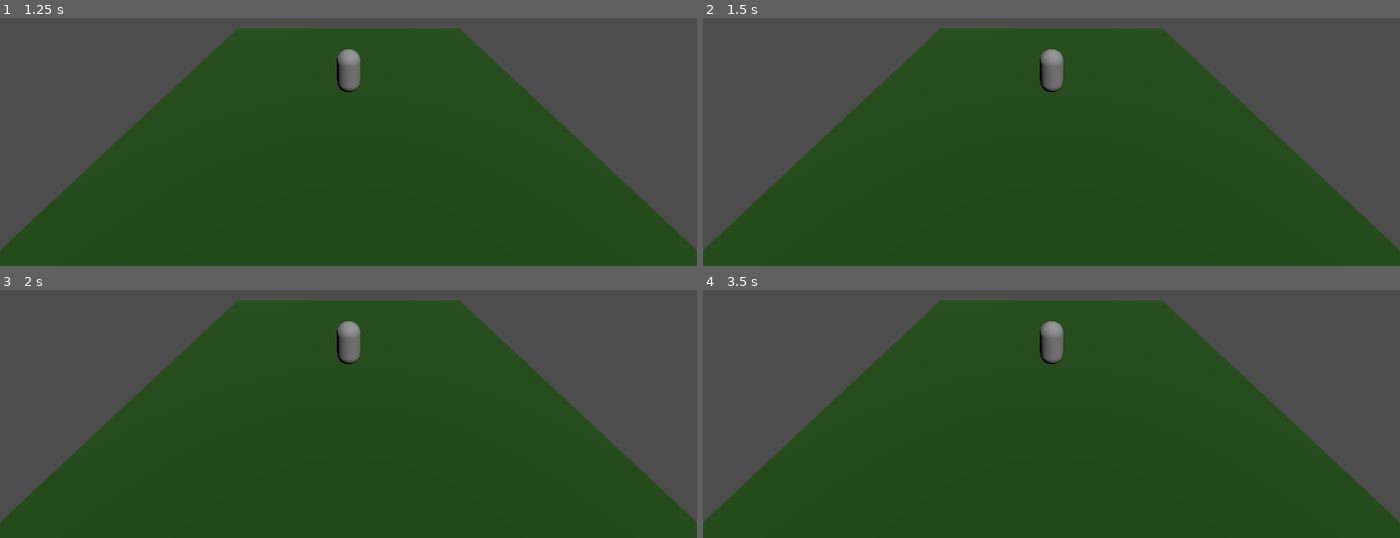
Above: before the commit, frames 1-4 (two rows, left to right).
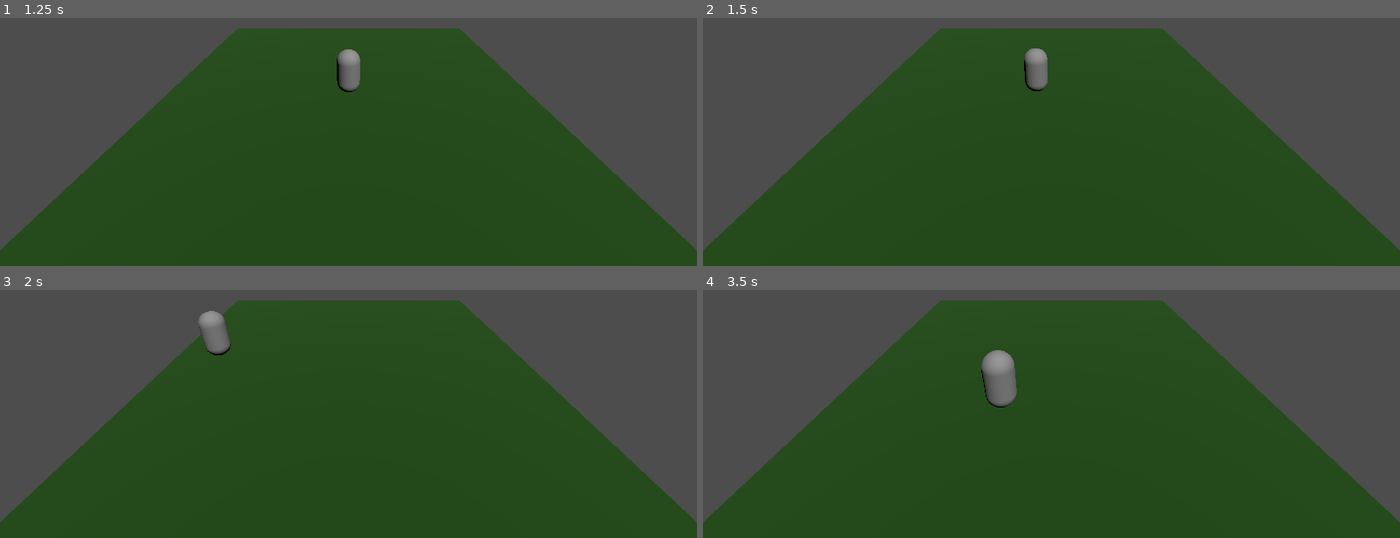
Above: after the commit, the same moments.

Repository: s210951/actiongame
Game: Godot game, scene res://scenes/world/world.tscn
Same seed, same stepped clock (60 frames per second), same inputs: the game is played once before the commit and once after it.
Inputs (mouse positions are in pixels of both pictures, inside the frame that each line leads up to):
- Up to frame 1 (1.25 s): tap Enter at 0.5 s; move the mouse to (501, 50) at 0.52 s; click (501, 50) at 0.67 s
- Up to frame 2 (1.5 s): tap Space at 1.25 s; move the mouse to (912, 89) at 1.27 s; click (912, 89) at 1.42 s
- Up to frame 3 (2 s): no input
- Up to frame 4 (3.5 s): move the mouse to (outside the picture) at 2.02 s; click (outside the picture) at 2.17 s; move the mouse to (1016, 421) at 2.77 s; click (1016, 421) at 2.92 s

Frame 1 is identical in both runs. In frame 2, 0.8% of the frame differs, in the area x 46-52%, y 12-30%; in frame 3, 1.1%; in frame 4, 1.5%, in the area x 39-52%, y 12-48%.

Commit message:
added basic movement

Diff:
--- a/actiongame/project.godot
+++ b/actiongame/project.godot
@@ -14,7 +14,3 @@
 run/main_scene="res://scenes/world/world.tscn"
 config/features=PackedStringArray("4.3", "Forward Plus")
 config/icon="res://icon.svg"
-
-[navigation]
-
-3d/default_cell_height=0.01
--- a/actiongame/scenes/camera/camera.gd
+++ b/actiongame/scenes/camera/camera.gd
@@ -4,7 +4,7 @@
 
 # Called when the node enters the scene tree for the first time.
 func _ready() -> void:
-	pass # Replace with function body.
+	pass
 
 # Called every frame. 'delta' is the elapsed time since the previous frame.
 func _process(delta: float) -> void:
@@ -17,4 +17,6 @@
 		var space_state = get_world_3d().direct_space_state
 		var query = PhysicsRayQueryParameters3D.create(from, to)
 		var result = space_state.intersect_ray(query)
-		print(result)
+		var player = get_tree().get_nodes_in_group("Player")[0]
+		if "position" in result:
+			player._on_move_towards(result.position)
--- /dev/null
+++ b/actiongame/scenes/player/player.gd
@@ -0,0 +1,17 @@
+extends CharacterBody3D
+
+var movement_speed: float = 10.0
+var movement_delta: float
+@onready var navigation_agent: NavigationAgent3D = $NavigationAgent3D
+
+signal move_towards(position: Vector3)
+
+func _on_move_towards(position: Vector3) -> void:
+	navigation_agent.set_target_position(position)
+	print("Distance: " + str(navigation_agent.distance_to_target()))
+
+func _process(delta: float) -> void:
+	movement_delta = movement_speed * delta
+	var next_path_position: Vector3 = navigation_agent.get_next_path_position()
+	var new_velocity = global_position.direction_to(next_path_position) * movement_delta
+	global_position = global_position.move_toward(global_position + new_velocity, movement_delta)
--- a/actiongame/scenes/player/player.tscn
+++ b/actiongame/scenes/player/player.tscn
@@ -1,10 +1,13 @@
-[gd_scene load_steps=3 format=3 uid="uid://j1vygjqtmyud"]
+[gd_scene load_steps=4 format=3 uid="uid://j1vygjqtmyud"]
+
+[ext_resource type="Script" path="res://scenes/player/player.gd" id="1_tyylb"]
 
 [sub_resource type="CapsuleMesh" id="CapsuleMesh_bnxpl"]
 
 [sub_resource type="CapsuleShape3D" id="CapsuleShape3D_1ntnm"]
 
 [node name="Player" type="CharacterBody3D"]
+script = ExtResource("1_tyylb")
 
 [node name="MeshInstance3D" type="MeshInstance3D" parent="."]
 transform = Transform3D(1, 0, 0, 0, 1, 0, 0, 0, 1, 0, 1, 0)
--- a/actiongame/scenes/world/world.tscn
+++ b/actiongame/scenes/world/world.tscn
@@ -4,9 +4,8 @@
 [ext_resource type="PackedScene" uid="uid://djbfrne6c8xlp" path="res://scenes/camera/camera.tscn" id="2_rmdgq"]
 
 [sub_resource type="NavigationMesh" id="NavigationMesh_gxvgq"]
-vertices = PackedVector3Array(-7.5, 0.02, -7.5, -7.5, 0.02, 7.5, 7.5, 0.02, 7.5, 7.5, 0.02, -7.5)
+vertices = PackedVector3Array(-7.5, 0.5, -7.5, -7.5, 0.5, 7.5, 7.5, 0.5, 7.5, 7.5, 0.5, -7.5)
 polygons = [PackedInt32Array(3, 2, 0), PackedInt32Array(0, 2, 1)]
-cell_height = 0.01
 
 [sub_resource type="StandardMaterial3D" id="StandardMaterial3D_wl411"]
 albedo_color = Color(0.1015, 0.29, 0, 1)
@@ -31,7 +30,7 @@
 [node name="CollisionShape3D" type="CollisionShape3D" parent="NavigationRegion3D/MeshInstance3D/StaticBody3D"]
 shape = SubResource("BoxShape3D_utp7c")
 
-[node name="Player" parent="." instance=ExtResource("1_u6ea3")]
+[node name="Player" parent="." groups=["Player"] instance=ExtResource("1_u6ea3")]
 
 [node name="Camera3D" parent="." instance=ExtResource("2_rmdgq")]
 
